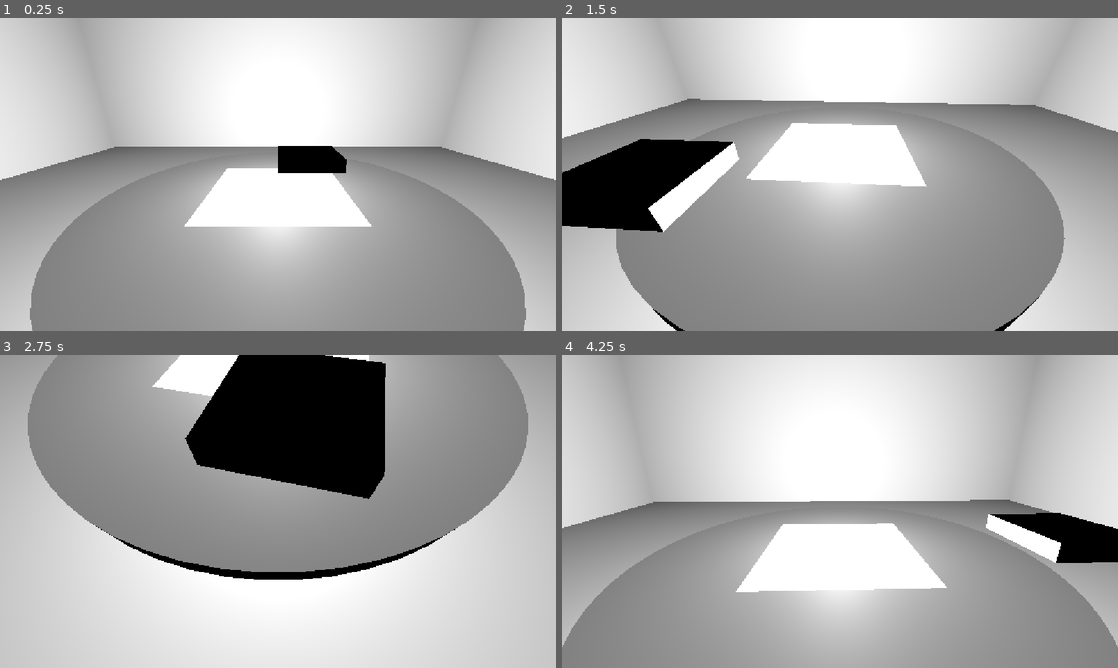
Above: before the commit, frames 1-4 (two rows, left to right).
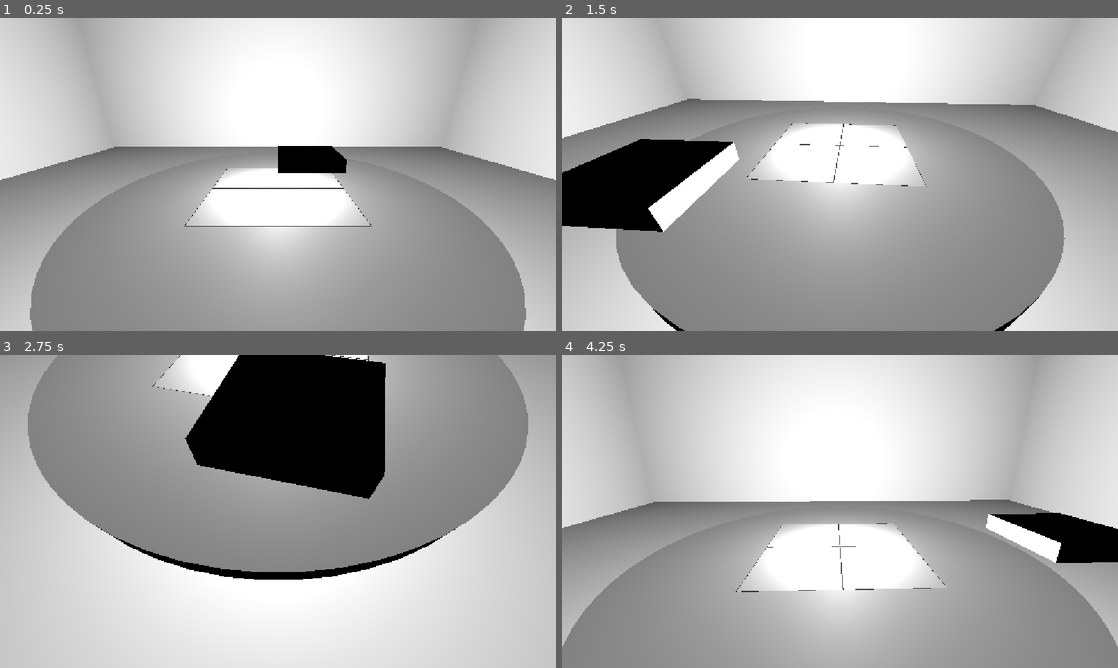
Above: after the commit, the same moments.

Repository: greywolfcode/TBD
Game: Godot game, scene res://areas/game.tscn
Two runs of this game, one before a commit and one after it. Both use one fixed random seed, a clock stepped at 60 frames per second and the inputs below.
Inputs (mouse positions are in pixels of both pictures, inside the frame that each line leads up to):
- Up to frame 1 (0.25 s): no input
- Up to frame 2 (1.5 s): tap Enter at 0.5 s; move the mouse to (962, 158) at 0.52 s; hold D (rotate_right) 0.53-1.28 s; tap Mouse wheel up (zoom_in) at 0.6 s; move the mouse to (728, 190) at 1.27 s; hold S (tilt_down) from 1.28 s (still down); tap Mouse wheel down (zoom_out) at 1.35 s
- Up to frame 3 (2.75 s): move the mouse to (333, 442) at 2.02 s; release S (tilt_down) at 2.03 s; hold D (rotate_right) from 2.03 s (still down); tap Mouse wheel up (zoom_in) at 2.1 s
- Up to frame 4 (4.25 s): move the mouse to (812, 574) at 2.77 s; release D (rotate_right) at 2.78 s; hold W (tilt_up) 2.78-3.53 s; tap Mouse wheel down (zoom_out) at 2.85 s; move the mouse to (1006, 558) at 3.52 s; hold A (rotate_left) from 3.53 s (still down); tap Mouse wheel up (zoom_in) at 3.6 s

The runs differ from the first frame. In frame 1, 0.7% of the frame differs, in the area x 33-67%, y 48-67%; in frame 2, 0.6%; in frame 3, 0.4%; in frame 4, 0.8%, in the area x 31-70%, y 53-76%.

Commit message:
Add grid shader

Diff:
--- /dev/null
+++ b/src/world/table/table.gdshader
@@ -0,0 +1,22 @@
+shader_type spatial;
+
+uniform vec3 grid_colour : source_color = vec3(0.0);
+uniform float cell_size = 1.0;
+uniform float line_thickness : hint_range(0.0, 1.0) = 0.01;
+uniform sampler2D screen_texture : hint_screen_texture, filter_linear_mipmap;
+
+void fragment() {
+	vec3 original_colour = texture(screen_texture, SCREEN_UV).rgb;
+
+	vec3 world_pos = (INV_VIEW_MATRIX * vec4(VERTEX, 1.0)).xyz;
+
+	//shift grid to be centred at (0,0)
+	vec2 grid_pos = mod(world_pos.xz + cell_size * 0.5, cell_size) / cell_size - 0.5;
+	grid_pos = abs(grid_pos) * 2.0;
+
+	//only apply colour when on one of the axis
+	float line = min(step(line_thickness, grid_pos.x), step(line_thickness, grid_pos.y));
+
+	//blend colour with original colour to not cover whole surface in line colour
+	ALBEDO = mix(grid_colour, original_colour, line);
+}
--- a/src/world/table/table.tscn
+++ b/src/world/table/table.tscn
@@ -1,4 +1,6 @@
 [gd_scene format=3 uid="uid://clarjomh430v6"]
+
+[ext_resource type="Shader" uid="uid://bkncsvascm04i" path="res://world/table/table.gdshader" id="1_k7u66"]
 
 [sub_resource type="CylinderMesh" id="CylinderMesh_j8jgc"]
 
@@ -6,7 +8,12 @@
 
 [sub_resource type="PlaneMesh" id="PlaneMesh_j8jgc"]
 
-[sub_resource type="StandardMaterial3D" id="StandardMaterial3D_03nct"]
+[sub_resource type="ShaderMaterial" id="ShaderMaterial_o4u2g"]
+render_priority = 0
+shader = ExtResource("1_k7u66")
+shader_parameter/grid_colour = Color(0, 0, 0, 1)
+shader_parameter/cell_size = 1.0
+shader_parameter/line_thickness = 0.01
 
 [sub_resource type="BoxShape3D" id="BoxShape3D_cvwby"]
 size = Vector3(5, 0, 5)
@@ -26,7 +33,7 @@
 [node name="map" type="MeshInstance3D" parent="structure" unique_id=494193387]
 transform = Transform3D(1, 0, 0, 0, 1, 0, 0, 0, 1, 0, 0.15, 0)
 mesh = SubResource("PlaneMesh_j8jgc")
-surface_material_override/0 = SubResource("StandardMaterial3D_03nct")
+surface_material_override/0 = SubResource("ShaderMaterial_o4u2g")
 
 [node name="Area3D" type="Area3D" parent="." unique_id=768709628]
 
Not shown, added: src/world/table/table.gdshader.uid
